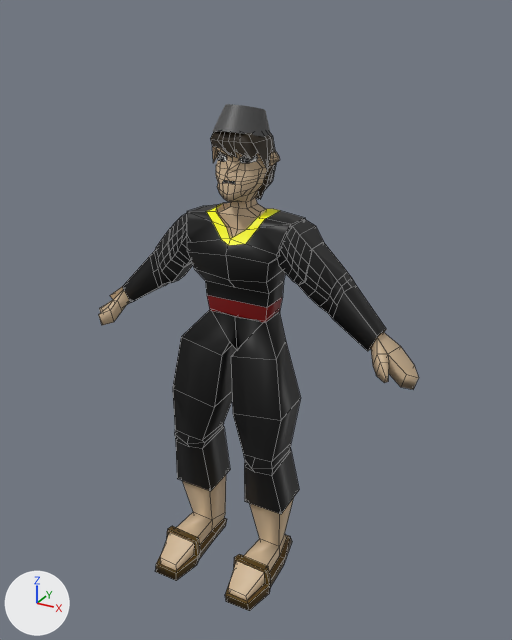
Renders of the FBX model Assets/3D Model/NPC/Kaum Adat NPC.fbx from each side of a commit.
Before and after are seen from a 50 mm lens placed at (-0.2001, -0.135, 0.1115), pointed at (-0.2713, -0.0056, 0.0468). Lighting does not change. The marker at lower left points along +X, +Y and +Z. Mesh edges are drawn as thin lines on the coarser meshes. Where no turn or scale is listed for an object, it has been applied to the vertices.

In view in the first picture: 'pasted__pasted__pasted__pCube1', 'pasted__pasted__pasted__pCylinder1'.
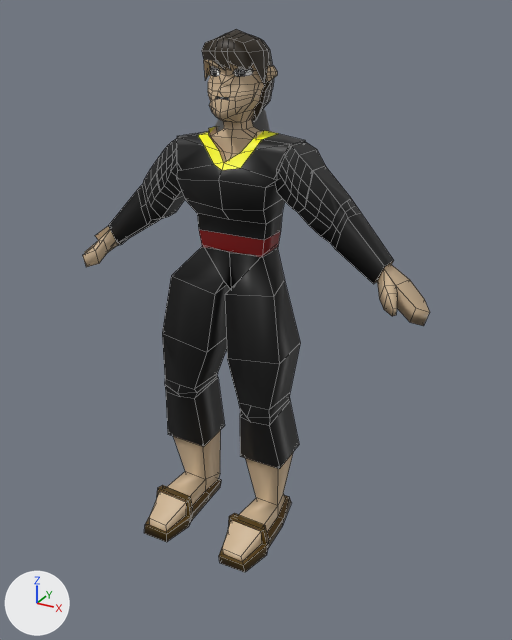
Boxes [x1, y1, x2, y2] around the edits, measured in the pictures (512 x 640 px):
'pasted__pasted__pasted__pasted__pCube1', added (black)
    after: [83, 29, 429, 572]
'pasted__pasted__pasted__pCube1', deleted (black)
    before: [98, 131, 419, 611]
'pasted__pasted__pasted__pCylinder1', unchanged, covered by the edit
    before: [213, 104, 270, 137]
    after: [215, 109, 270, 132]

The edits, one by one:
Mesh me_mesh_001_1 is new.
It has 826 vertices, 778 faces and spans x -0.0432..0.0434, y -0.0233..0.0087, z -0.0219..0.0899.
It uses material mat_pasted__pasted__pasted__lambert27 (beige #cfb492).
It uses material mat_pasted__pasted__pasted__lambert33 (black #261a02).
It uses material mat_lambert20 (black #000000).
It uses material mat_lambert23 (yellow #ffff00).
It uses material mat_pasted__pasted__pasted__lambert28 (brown #58400c).
It uses material mat_lambert22 (black #000000).
It uses material mat_pasted__pasted__pasted__lambert29 (white #ffffff).
It uses material mat_pasted__pasted__pasted__lambert30 (black #000000).
It uses material mat_pasted__pasted__pasted__lambert31 (white #ffffff).
It uses material mat_pasted__pasted__pasted__lambert32 (white #ffffff).
It uses material mat_pasted__pasted__lambert40 (black #000000).
It uses material mat_lambert24 (red #810000).
It uses material mat_lambert21 (black #000000).
Object 'pasted__pasted__pasted__pCube1' (ob_pasted__pasted__pasted__pcube1) is deleted.
Object 'pasted__pasted__pasted__pasted__pCube1' (ob_pasted__pasted__pasted__pasted__pcube1) is new; it shows me_mesh_001_1.
Its location is (-0.2754, -0.006, 0.0179).
